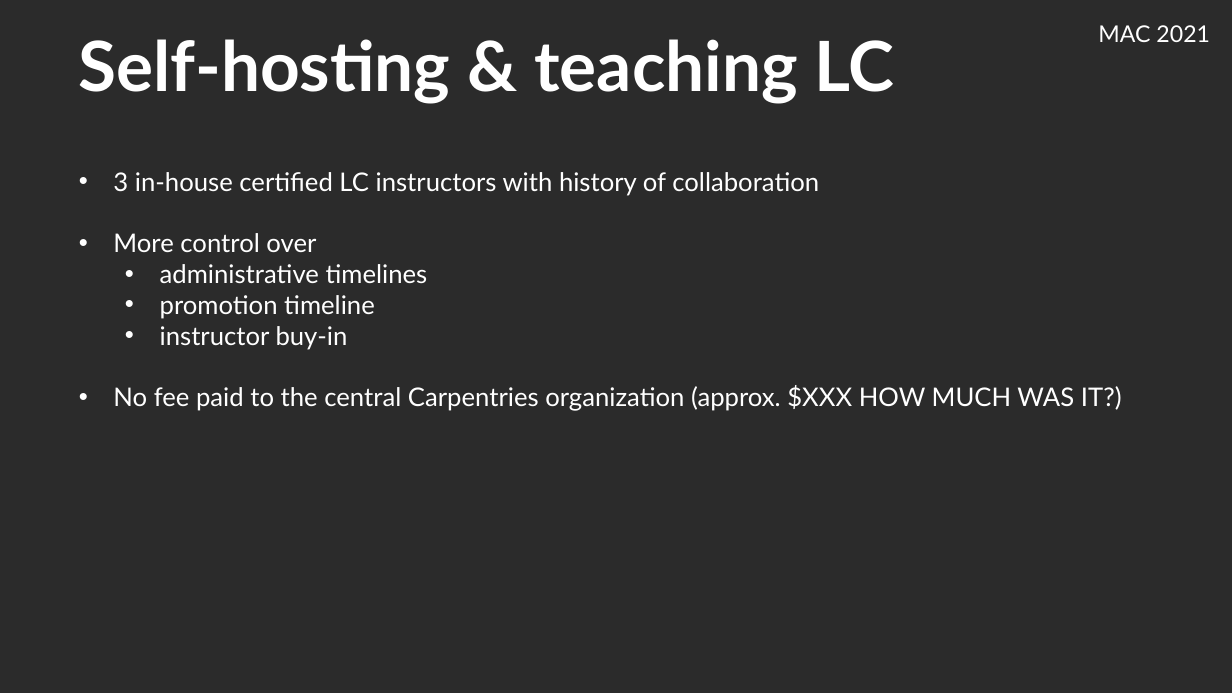
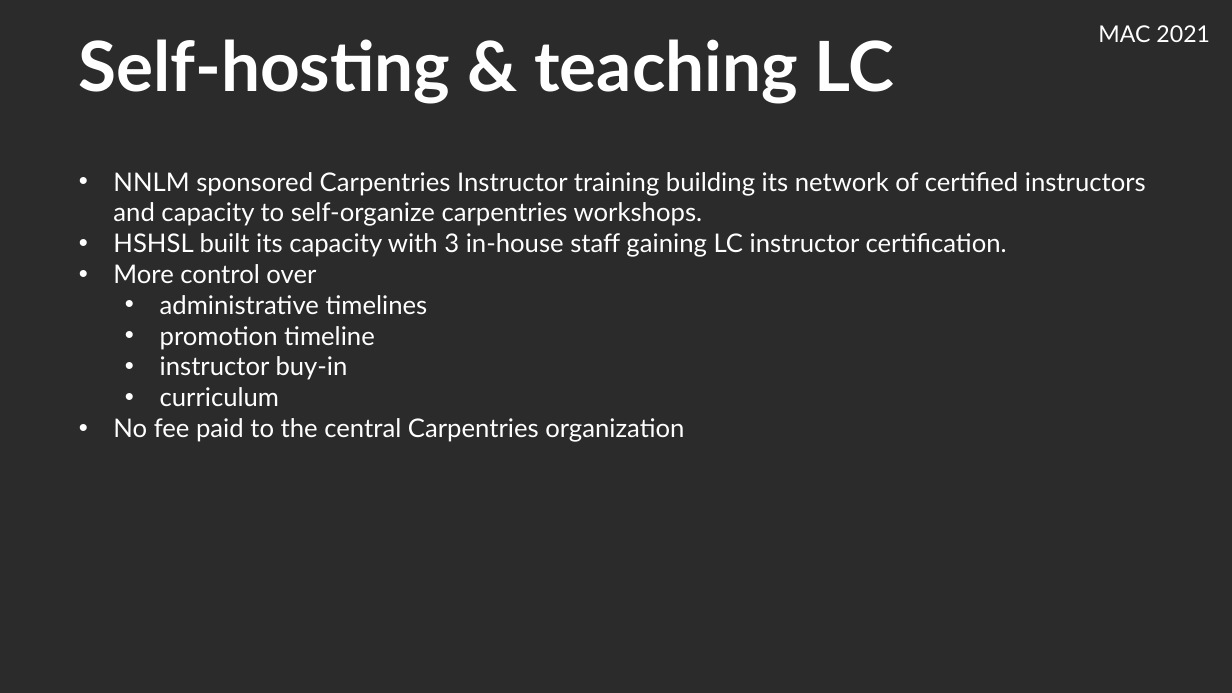
Before and after one commit to hshsl-training/library-carpentry-2021-11-03-04-NNLM-Region1-online, a slide deck: slide 4 of slides.pptx. Drawn at 1232x693 pixels with LibreOffice and Linux fonts; fonts in the diff are those of the drawing; background and template pictures are left out; a plain dark background stands for a picture behind light text. Boxes give left, top, right and bottom in pixels: in the first picture for what was removed or moved away, otherwise in the second. Text is boxed around its words. In the diff, an @@ line names an element or a change of style, - is before the commit and + after.

Commit message:
JPC updated slide 04 with some words. ready for final review by others.

```diff
--- a/slides.pptx
+++ b/slides.pptx
@@ text at box(113, 172, 1146, 257): text changed @@
-• 3 in-house certified LC instructors with history of collaboration
+• NNLM sponsored Carpentries Instructor training building its network of certified instructors and capacity to self-organize carpentries workshops.
+• HSHSL built its capacity with 3 in-house staff gaining LC instructor certification.
@@ text at box(113, 387, 684, 442): text changed @@
-• No fee paid to the central Carpentries organization (approx. $XXX HOW MUCH WAS IT?)
+  • curriculum
+• No fee paid to the central Carpentries organization
```
